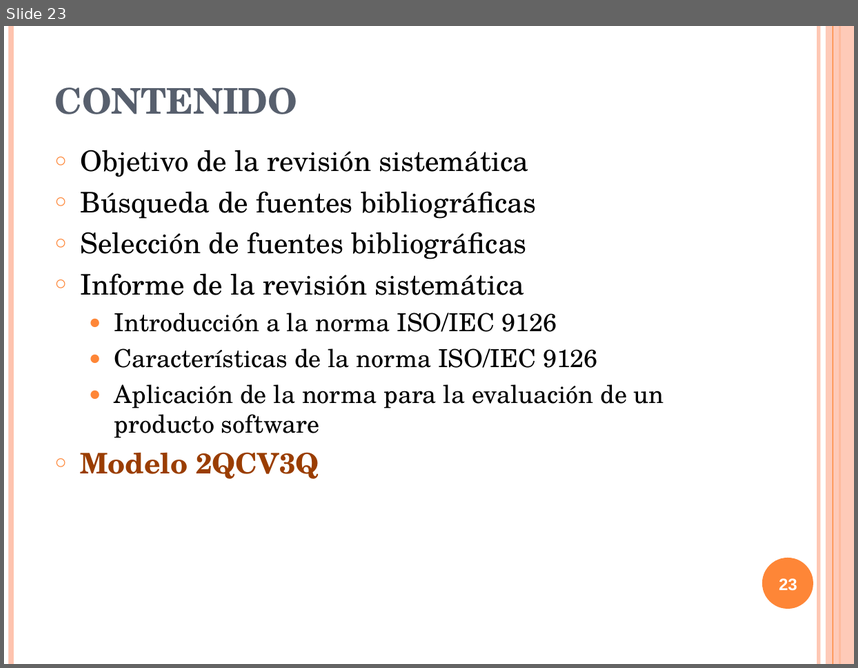
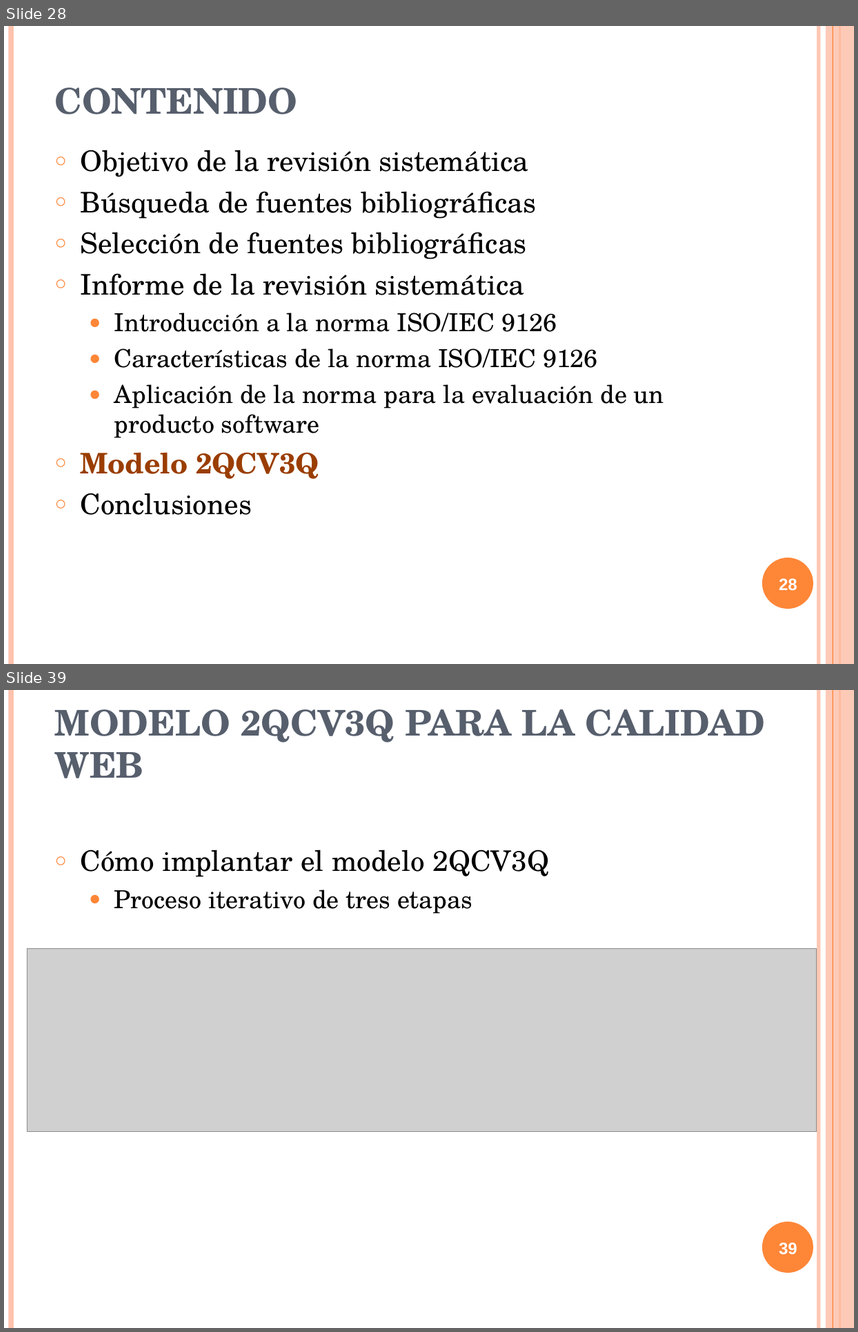
Before and after one commit to txedo/isi-auditoria, a slide deck: calidad/Trabajo/presentacion/presentacionCalidad.ppt. Shown one above the other, each under a label of ours: slide 23 before the commit, slides 28 and 39 after it; the slides between them are not shown. The pictures are 858x668 and 858x1332 pixels, drawn with LibreOffice and Linux fonts; fonts in the diff are those of the drawing; grey boxes stand for pictures. Boxes give left, top, right and bottom in pixels: in the first picture for what was removed or moved away, otherwise in the second. Text is boxed around its words. In the diff, an @@ line names an element or a change of style, - is before the commit and + after.

Commit message:
Calidad: * Terminada mi parte de la presentación

```diff
--- a/calidad/Trabajo/presentacion/presentacionCalidad.ppt
+++ b/calidad/Trabajo/presentacion/presentacionCalidad.ppt
@@ slide 39 added at [4,690,854,1328], background #FFFFFF; not listed: 6 template elements that a slide beside it also shows @@
@@ text added at [55,709,765,778], 30 pt, text #575F6D, bold @@
+MODELO 2QCV3Q PARA LA CALIDAD WEB
@@ text added at [80,849,549,914], 21 pt, text #000000 @@
+○ Cómo implantar el modelo 2QCV3Q
+  ● Proceso iterativo de tres etapas
@@ picture added at [27,949,817,1131] @@
@@ page number added at [779,1242,797,1254], 14 pt, text #FFFFFF, bold @@
+39
@@ what was slide 23 is now slide 28 @@
@@ slide 28 changed as well @@
@@ text at [80,492,252,515]: paragraph added @@
+○ Conclusiones
@@ page number at [779,578,797,590]: text changed @@
-23
+28
```
Also in this commit, not shown: 8 other slides changed, 18 other slides added.
